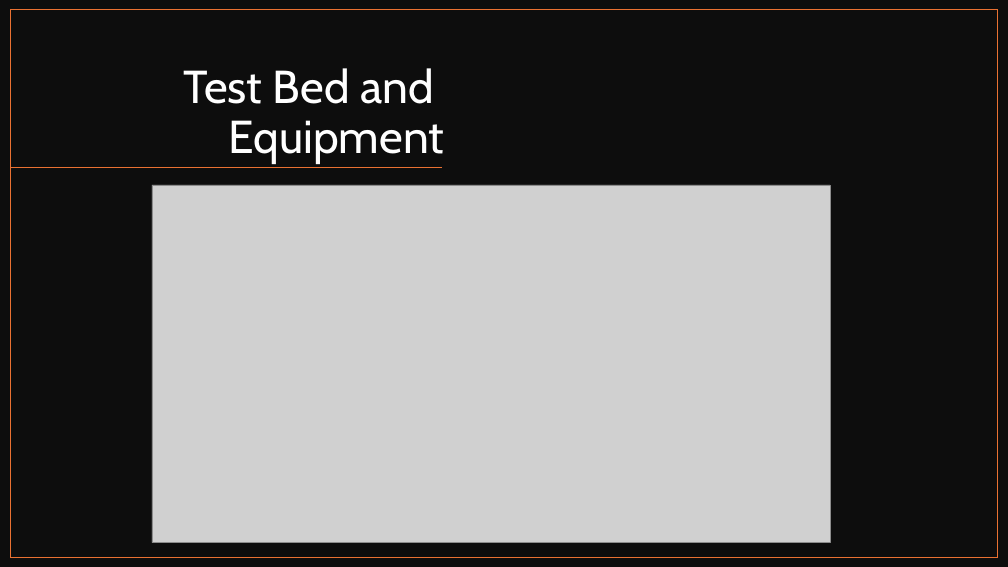
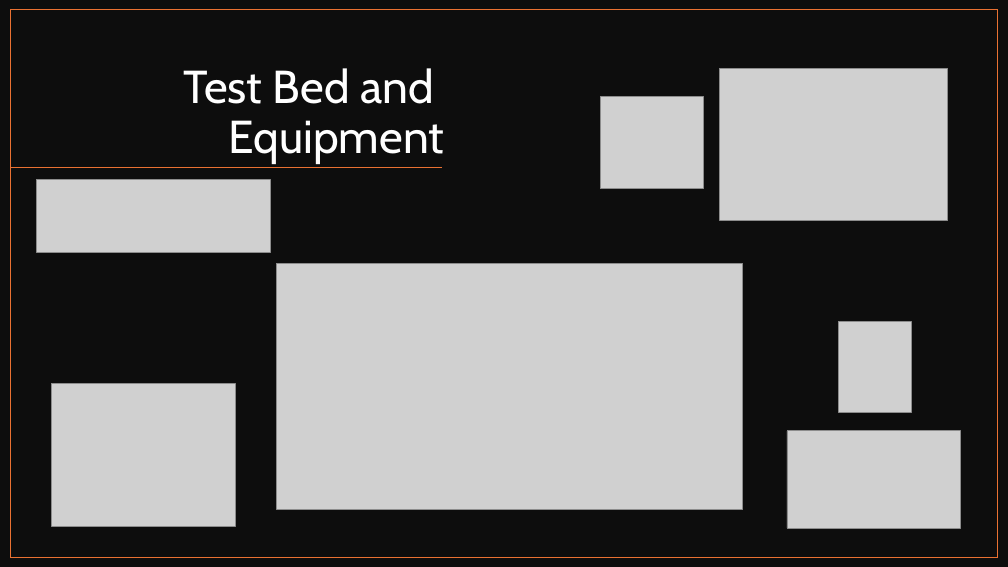
Before and after one commit to Brycycle/WES-CAPSTONE, a slide deck: slide 5 of Deliveries/Capstone Final Video_Bryce Rooney - Copy.pptx (slide 6 before the commit). Drawn at 1008x567 pixels with LibreOffice and Linux fonts; fonts in the diff are those of the drawing; grey boxes stand for pictures. Boxes give left, top, right and bottom in pixels: in the first picture for what was removed or moved away, otherwise in the second. Text is boxed around its words. In the diff, an @@ line names an element or a change of style, - is before the commit and + after.

```diff
--- a/Deliveries/Capstone Final Video_Bryce Rooney - Copy.pptx
+++ b/Deliveries/Capstone Final Video_Bryce Rooney - Copy.pptx
@@ picture added at (x1=720, y1=69, x2=948, y2=221) @@
@@ picture added at (x1=600, y1=96, x2=704, y2=188) @@
@@ picture added at (x1=37, y1=180, x2=270, y2=253) @@
@@ picture resized from (x1=152, y1=185, x2=830, y2=543) to (x1=277, y1=263, x2=743, y2=509) @@
@@ picture added at (x1=839, y1=322, x2=911, y2=412) @@
@@ picture added at (x1=51, y1=384, x2=235, y2=526) @@
@@ picture added at (x1=787, y1=431, x2=960, y2=529) @@
```
Also in this commit, not shown: 7 other slides changed, 2 slides added, 1 slide removed, 30 other files.
